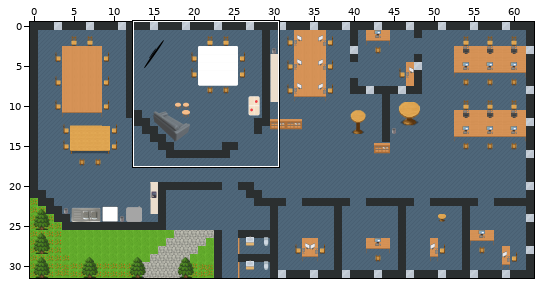
Tiled map (JSON): map.tmj. Above, an overview of the earlier version with the close-up marked.
Close-up. Before the edit:
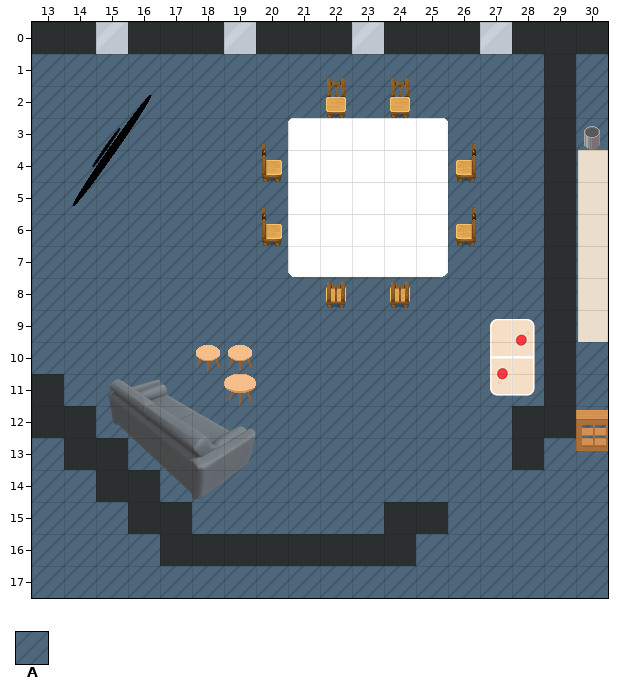
Cells are 32x32 px. Shown: x 13..30, y 0..17. The commit also changed other parts of the map, which this record leaves out.
Key: from "WA_Room_Builder": A 360.
_ is an empty cell, # one hidden under a higher layer.
Layers that did not change in this view are not listed.
Layer "floor/floor1" before, first column x 13:
 0 ##################
 1 AAAAAAAAAAAAAAAA#A
 2 AAAAAAAAAAAAAAAA#A
 3 AAAAAAAAA###AAAA#A
 4 AAAAAAAA#####AAA#A
 5 AAAAAAAA#####AAA#A
 6 AAAAAAAA#####AAA#A
 7 AAAAAAAAAAAAAAAA#A
 8 AAAAAAAAAAAAAAAA#A
 9 AAAAAAAAAAAAAAAA#A
10 AAAAAAAAAAAAAAAA#A
11 #AAAAAAAAAAAAAAA#A
12 ##AAAAAAAAAAAAA##A
13 A##AA#AAAAAAAAA#AA
14 AA##AAAAAAAAAAAAAA
15 AAA##AAAAAA##AAAAA
16 AAAA########AAAAAA
17 AAAAAAAAAAAAAAAAAA
Once edited:
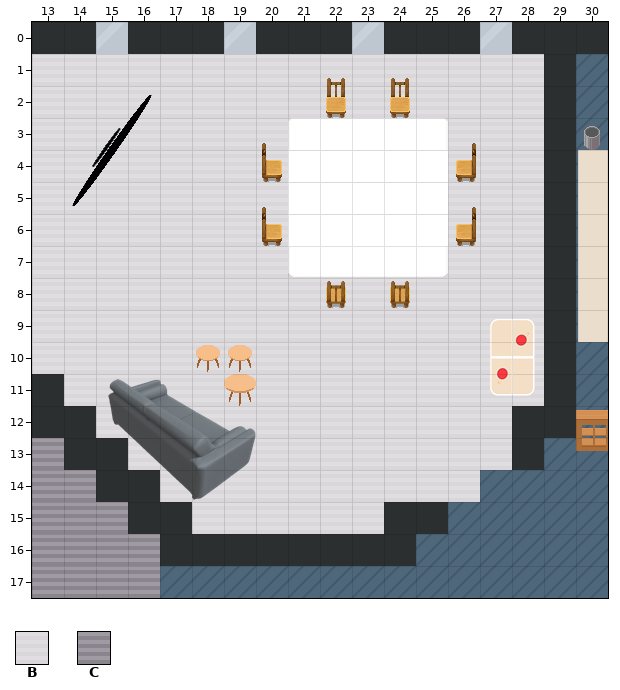
Further tiles: from "WA_Room_Builder": B 358, C 383.
Edits made:
Layer "floor/floor1":
y 1..2: x 13..28 AAAAAAAAAAAAAAAA -> BBBBBBBBBBBBBBBB
y 3..6: x 13..20 AAAAAAAA -> BBBBBBBB; x 26..28 AAA -> BBB
y 7..10: x 13..28 AAAAAAAAAAAAAAAA -> BBBBBBBBBBBBBBBB
y 11: x 14..28 AAAAAAAAAAAAAAA -> BBBBBBBBBBBBBBB
y 12: x 15 A -> B; x 18..27 AAAAAAAAAA -> BBBBBBBBBB
y 13: x 13 A -> C; x 16..17 AA -> BB; x 19..27 AAAAAAAAA -> BBBBBBBBB
y 14: x 13..14 AA -> CC; x 17..26 AAAAAAAAAA -> BBBBBBBBBB
y 15: x 13..15 AAA -> CCC; x 18..23 AAAAAA -> BBBBBB
y 16..17: x 13..16 AAAA -> CCCC
Pixel boxes of the changes (left, top, right, bottom) in both close-ups:
changed: (32, 54, 544, 598)
